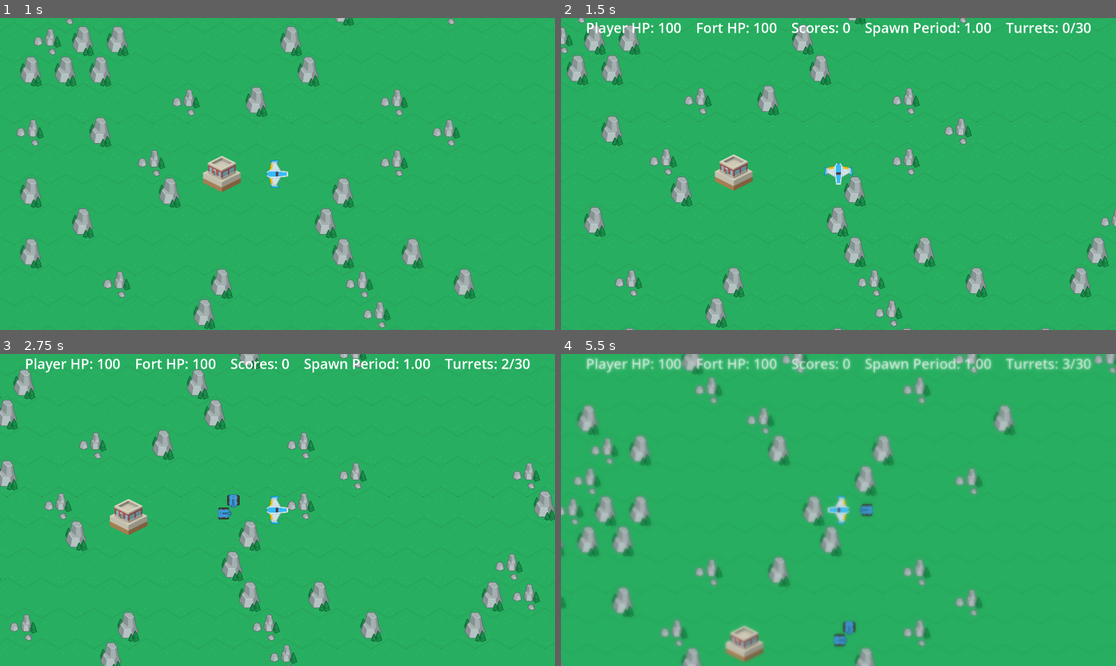
Above: before the commit, frames 1-4 (two rows, left to right).
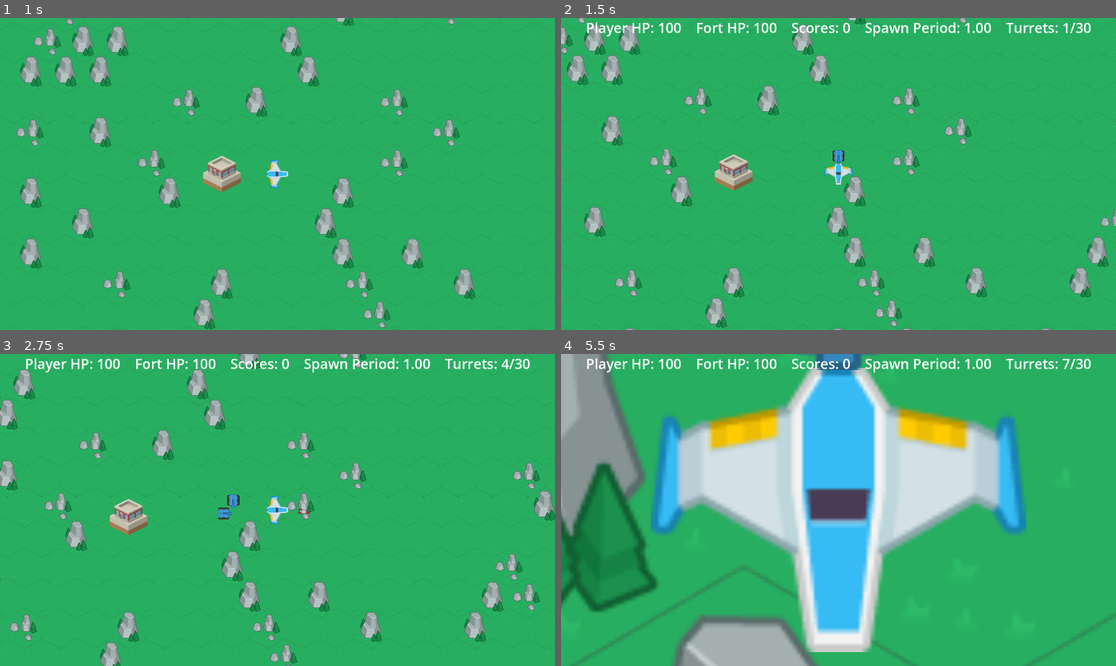
Above: after the commit, the same moments.

Repository: marleeeeeey/turret_commander
Game: Godot game, scene res://this/main.tscn
The game is run twice, just before and just after one commit, with the same random seed, the same clock (stepped at 60 frames per second) and the same inputs. Sound files missing from this copy of the repository are replaced by a short silence.
Inputs (mouse positions are in pixels of both pictures, inside the frame that each line leads up to):
- Up to frame 1 (1 s): tap Space (shoot, bound only before the commit) at 0.5, 0.8 s; move the mouse to (399, 158) at 0.52 s; hold D (move_right) from 0.53 s (still down); hold Enter (shoot, bound only after the commit) from 0.53 s (still down); click (399, 158) at 0.67 s
- Up to frame 2 (1.5 s): move the mouse to (727, 189) at 1.27 s; release D (move_right) at 1.28 s; release Enter (shoot, bound only after the commit) at 1.28 s; hold S (move_down) from 1.28 s (still down); tap Space (shoot, bound only before the commit) at 1.35 s
- Up to frame 3 (2.75 s): tap R (spawn_turret) at 1.55, 2.1 s; tap Space (shoot, bound only before the commit) at 2 s; move the mouse to (333, 441) at 2.02 s; release S (move_down) at 2.03 s; hold D (move_right) from 2.03 s (still down); hold Enter (shoot, bound only after the commit) from 2.03 s (still down)
- Up to frame 4 (5.5 s): move the mouse to (810, 572) at 2.77 s; release D (move_right) at 2.78 s; release Enter (shoot, bound only after the commit) at 2.78 s; hold Up (move_up) 2.78-3.53 s; tap Enter (shoot, bound only after the commit) at 2.85, 4.55 s; click (810, 572) at 2.92 s; tap Space (shoot, bound only before the commit) at 3.05, 5.3 s; move the mouse to (1005, 556) at 3.52 s; hold Space (shoot, bound only before the commit) 3.53-4.28 s; hold A (move_left) 3.53-5.03 s; tap R (spawn_turret) at 3.8, 4.35 s; tap Escape (pause) at 4.15 s; move the mouse to (672, 463) at 4.27 s; move the mouse to (866, 510) at 5.02 s; hold S (move_down) from 5.03 s (still down); hold Mouse wheel up (zoom_in) from 5.03 s (still down); click (866, 510) at 5.17 s

Frame 1 is identical in both runs. In frame 2, 0.1% of the frame differs, in the area x 48-92%, y 1-47%; in frame 3, less than 0.1%; in frame 4, 51%, in the area x 0-100%, y 0-100%.

Commit message:
Update control. Released game to itch.io as prototype.

Diff:
--- a/common/scene_pause_message/pause_message.gd
+++ b/common/scene_pause_message/pause_message.gd
@@ -21,7 +21,7 @@
 		just_paused = false
 		return
 
-	if Input.is_action_just_pressed("pause") or Input.is_action_just_pressed("shoot"):
+	if Input.is_action_just_pressed("pause") or Input.is_action_just_pressed("spawn_turret") or Input.is_action_just_pressed("shoot"):
 		$PauseSfx.play()
 		_end_pause()
 
--- a/project.godot
+++ b/project.godot
@@ -83,7 +83,7 @@
 }
 shoot={
 "deadzone": 0.5,
-"events": [Object(InputEventKey,"resource_local_to_scene":fa …(140 unchanged characters)… d":false,"keycode":0,"physical_keycode":32,"key_label":0,"unicode":32,"echo":false,"script":null)
+"events": [Object(InputEventKey,"resource_local_to_scene":fa …(140 unchanged characters)… d":false,"keycode":0,"physical_keycode":4194309,"key_label":0,"unicode":0,"echo":false,"script":null)
 , Object(InputEventJoypadButton,"resource_local_to_scene":false,"resource_name":"","device":-1,"button_index":0,"pressure":0.0,"pressed":true,"script":null)
 ]
 }
@@ -92,6 +92,7 @@
 "events": [Object(InputEventJoypadButton,"resource_local_to_scene":false,"resource_name":"","device":-1,"button_index":2,"pressure":0.0,"pressed":true,"script":null)
 , Object(InputEventKey,"resource_local_to_scene":false,"resource_name":"","device":-1,"window_id":0,"alt_pressed":false,"shift_pressed":false,"ctrl_pressed":false,"meta_pressed":false,"pressed":false,"keycode":0,"physical_keycode":82,"key_label":0,"unicode":114,"echo":false,"script":null)
 , Object(InputEventMouseButton,"resource_local_to_scene":false,"resource_name":"","device":-1,"window_id":0,"alt_presse …(249 unchanged characters)…
+, Object(InputEventKey,"resource_local_to_scene":false,"resource_name":"","device":-1,"window_id":0,"alt_pressed":false,"shift_pressed":false,"ctrl_pressed":false,"meta_pressed":false,"pressed":false,"keycode":0,"physical_keycode":32,"key_label":0,"unicode":32,"echo":false,"script":null)
 ]
 }
 pause={
Not shown, changed: export_presets.cfg
Not shown, changed: README.md
